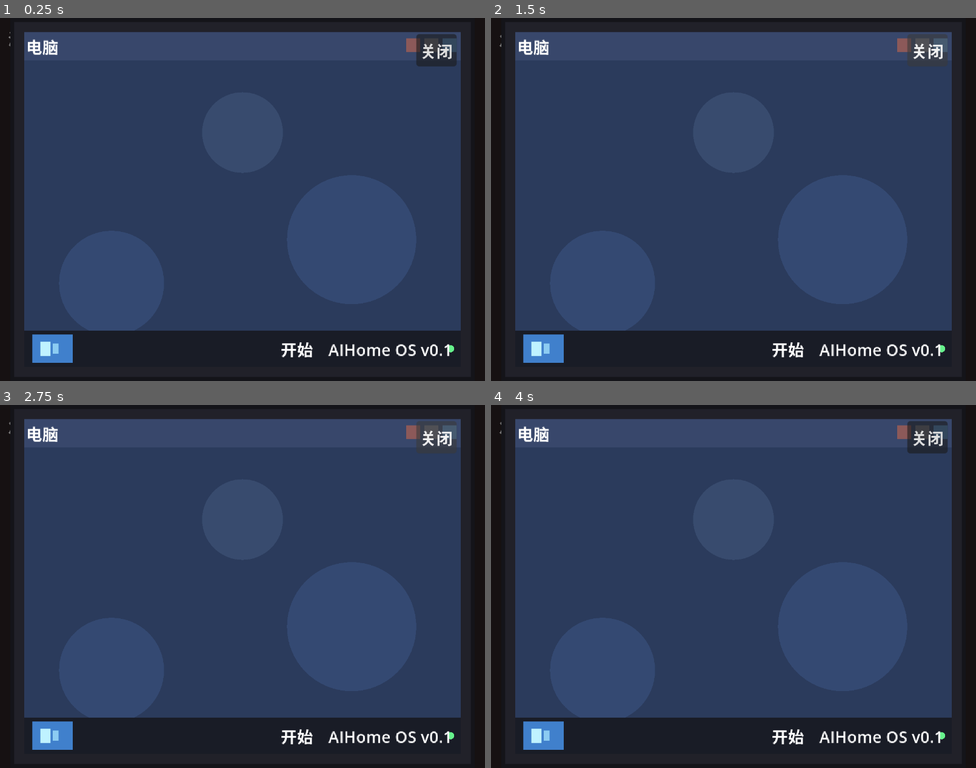
Above: before the commit, frames 1-4 (two rows, left to right).
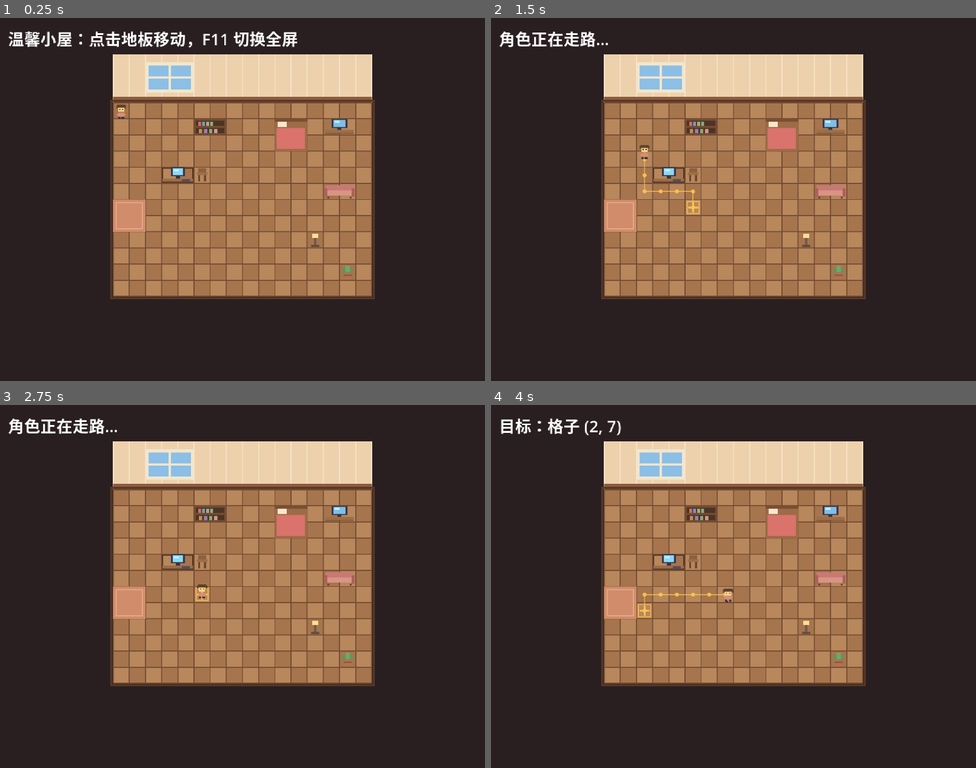
Above: after the commit, the same moments.

Repository: suan-11/ai-home
Game: Godot game, scene res://scenes/main.tscn
Same seed, same stepped clock (60 frames per second), same inputs: the game is played once before the commit and once after it.
Inputs (mouse positions are in pixels of both pictures, inside the frame that each line leads up to):
- Up to frame 1 (0.25 s): no input
- Up to frame 2 (1.5 s): click (927, 50) at 0.5 s, where only the run before the commit has a clickable "关闭"; click (927, 50) at 1.25 s, where only the run before the commit has a clickable "关闭"
- Up to frame 3 (2.75 s): click (436, 437) at 2 s, where only the run before the commit has a clickable "关闭"
- Up to frame 4 (4 s): tap Enter at 2.75 s; move the mouse to (840, 568) at 2.77 s; click (840, 568) at 2.92 s; tap Space at 3.5 s; move the mouse to (636, 604) at 3.52 s; click (636, 604) at 3.67 s

The runs differ from the first frame. In frame 1, 75% of the frame differs, in the area x 1-95%, y 3-95%; in frame 2, 75%; in frame 3, 75%; in frame 4, 75%.

Commit message:
fix: 修复电脑面板启动时默认显示且无法关闭的问题
- computer_panel 默认隐藏
- close_panel 改为基于 visible 判断，避免状态不同步导致关不掉

Diff:
--- a/scenes/ui/computer_panel.tscn
+++ b/scenes/ui/computer_panel.tscn
@@ -4,6 +4,7 @@
 [ext_resource type="Script" path="res://scripts/ui/computer_screen.gd" id="2_screen"]
 
 [node name="ComputerPanel" type="Control"]
+visible = false
 layout_mode = 3
 anchors_preset = 15
 anchor_right = 1.0
--- a/scripts/ui/computer_panel.gd
+++ b/scripts/ui/computer_panel.gd
@@ -35,6 +35,7 @@
 
 
 func _ready() -> void:
+	visible = false
 	$Panel/CloseButton.pressed.connect(close_panel)
 
 
@@ -60,7 +61,7 @@
 
 
 func close_panel() -> void:
-	if not _is_open:
+	if not visible:
 		return
 	_is_open = false
 
Not shown, added: scripts/ui/desktop_screen.gd.uid
